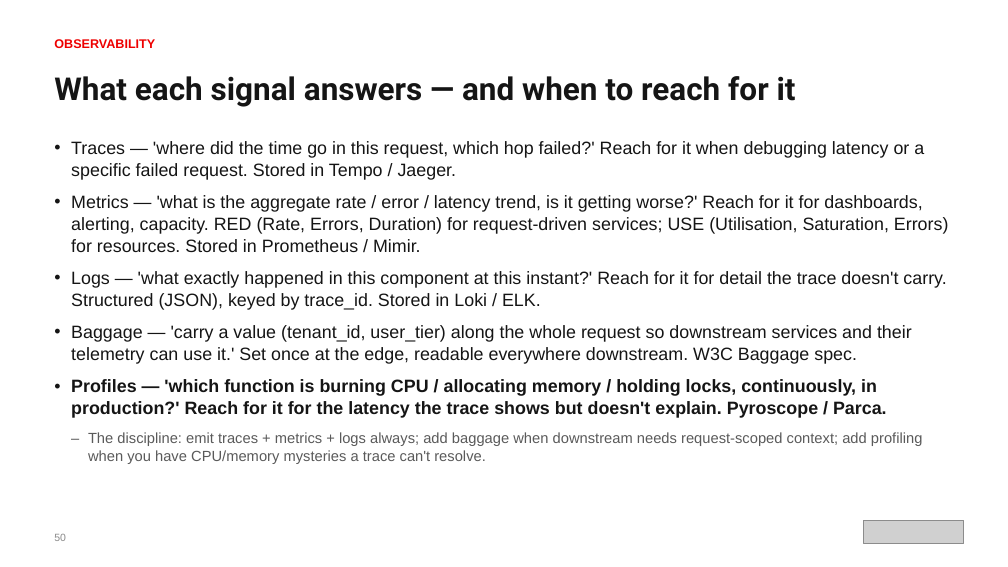
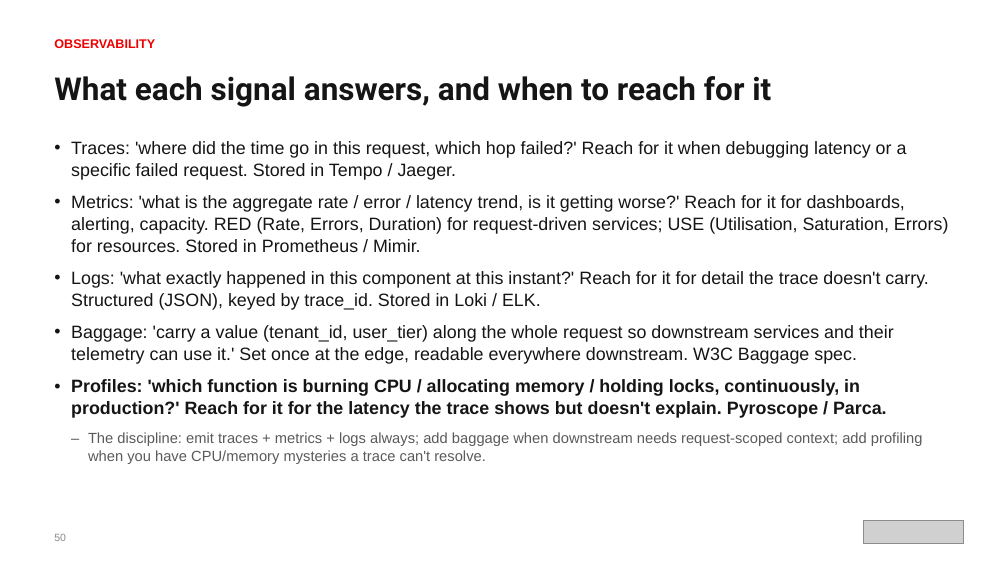
Before and after one commit to patterncatalyst/cloud-native-design-patterns, a slide deck: slide 62 of lgtm-presentation/Designing-Cloud-Native-APIs-Python.pptx. Drawn at 1008x567 pixels with LibreOffice and Linux fonts; fonts in the diff are those of the drawing; grey boxes stand for pictures. Boxes give left, top, right and bottom in pixels: in the first picture for what was removed or moved away, otherwise in the second. Text is boxed around its words. In the diff, an @@ line names an element or a change of style, - is before the commit and + after.

```diff
--- a/lgtm-presentation/Designing-Cloud-Native-APIs-Python.pptx
+++ b/lgtm-presentation/Designing-Cloud-Native-APIs-Python.pptx
@@ text at box(54, 76, 771, 107): text changed @@
-What each signal answers — and when to reach for it
+What each signal answers, and when to reach for it
@@ text at box(71, 141, 949, 418): text changed @@
-• Traces — 'where did the time go in this request, which hop failed?' Reach for it when debugging latency or a specific failed request. Stored in Tempo / Jaeger.
-• Metrics — 'what is the aggregate rate / error / latency trend, is it getting worse?' Reach for it for dashboards, alerting, capacity. RED (Rate, Errors, Duration) for request-driven services; USE (Utilisation, Saturation, Errors) for resources. Stored in Prometheus / Mimir.
-• Logs — 'what exactly happened in this component at this instant?' Reach for it for detail the trace doesn't carry. Structured (JSON), keyed by trace_id. Stored in Loki / ELK.
-• Baggage — 'carry a value (tenant_id, user_tier) along the whole request so downstream services and their telemetry can use it.' Set once at the edge, readable everywhere downstream. W3C Baggage spec.
-• Profiles — 'which function is burning CPU / allocating memory / holding locks, continuously, in production?' Reach for it for the latency the trace shows but doesn't explain. Pyroscope / Parca.
+• Traces: 'where did the time go in this request, which hop failed?' Reach for it when debugging latency or a specific failed request. Stored in Tempo / Jaeger.
+• Metrics: 'what is the aggregate rate / error / latency trend, is it getting worse?' Reach for it for dashboards, alerting, capacity. RED (Rate, Errors, Duration) for request-driven services; USE (Utilisation, Saturation, Errors) for resources. Stored in Prometheus / Mimir.
+• Logs: 'what exactly happened in this component at this instant?' Reach for it for detail the trace doesn't carry. Structured (JSON), keyed by trace_id. Stored in Loki / ELK.
+• Baggage: 'carry a value (tenant_id, user_tier) along the whole request so downstream services and their telemetry can use it.' Set once at the edge, readable everywhere downstream. W3C Baggage spec.
+• Profiles: 'which function is burning CPU / allocating memory / holding locks, continuously, in production?' Reach for it for the latency the trace shows but doesn't explain. Pyroscope / Parca.
```
Also in this commit, not shown: 144 other slides changed, 2 other files.
